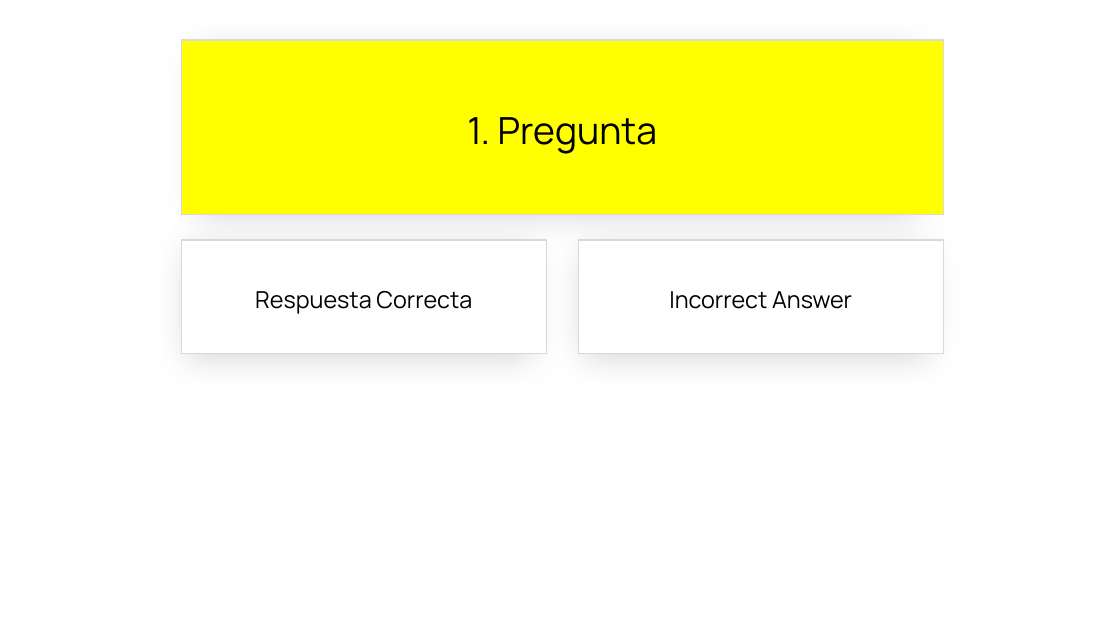
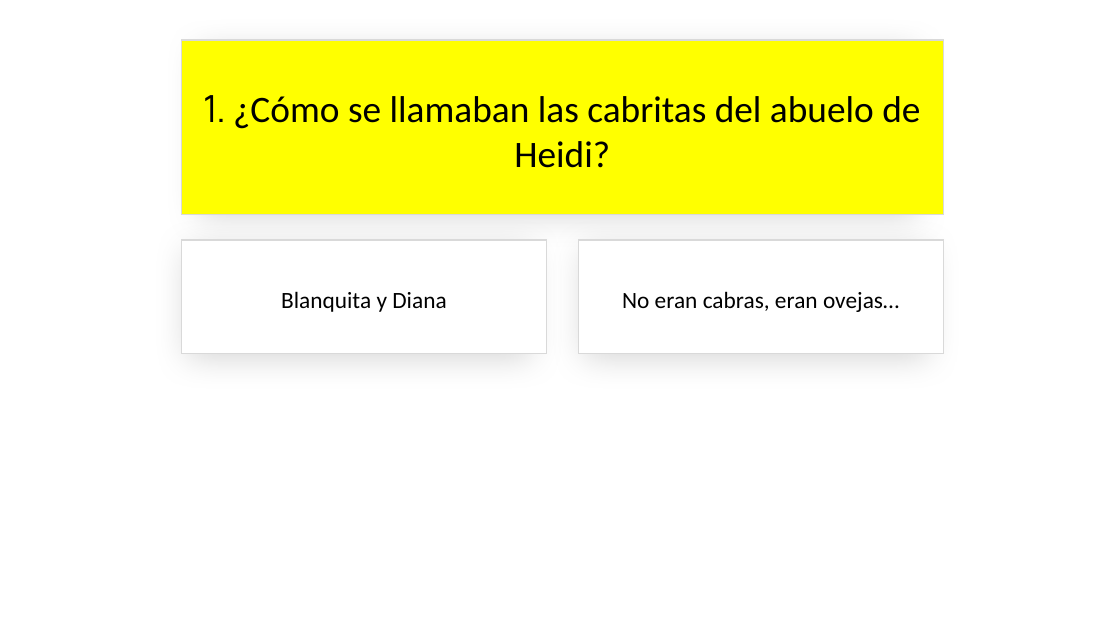
Before and after one commit to jsuarezruiz/SevillaDotNetConf2023, a slide deck: slide 3 of sevilladotnetconf-close.pptx. Drawn at 1120x630 pixels with LibreOffice and Linux fonts; fonts in the diff are those of the drawing. Boxes give left, top, right and bottom in pixels: in the first picture for what was removed or moved away, otherwise in the second. Text is boxed around its words. In the diff, an @@ line names an element or a change of style, - is before the commit and + after.

```diff
--- a/sevilladotnetconf-close.pptx
+++ b/sevilladotnetconf-close.pptx
@@ text in rectangle at (203,95,920,168): text changed; font Manrope to Calibri @@
-1. Pregunta
+1. ¿Cómo se llamaban las cabritas del abuelo de Heidi?
@@ text in rectangle at (281,291,446,312): text changed; font Manrope to Calibri @@
-Respuesta Correcta
+Blanquita y Diana
@@ text in rectangle at (622,291,899,312): text changed; font Manrope to Calibri @@
-Incorrect Answer
+No eran cabras, eran ovejas…
```
Also in this commit, not shown: 11 other slides changed, 4 slides added, 4 slides removed, 1 other file.
